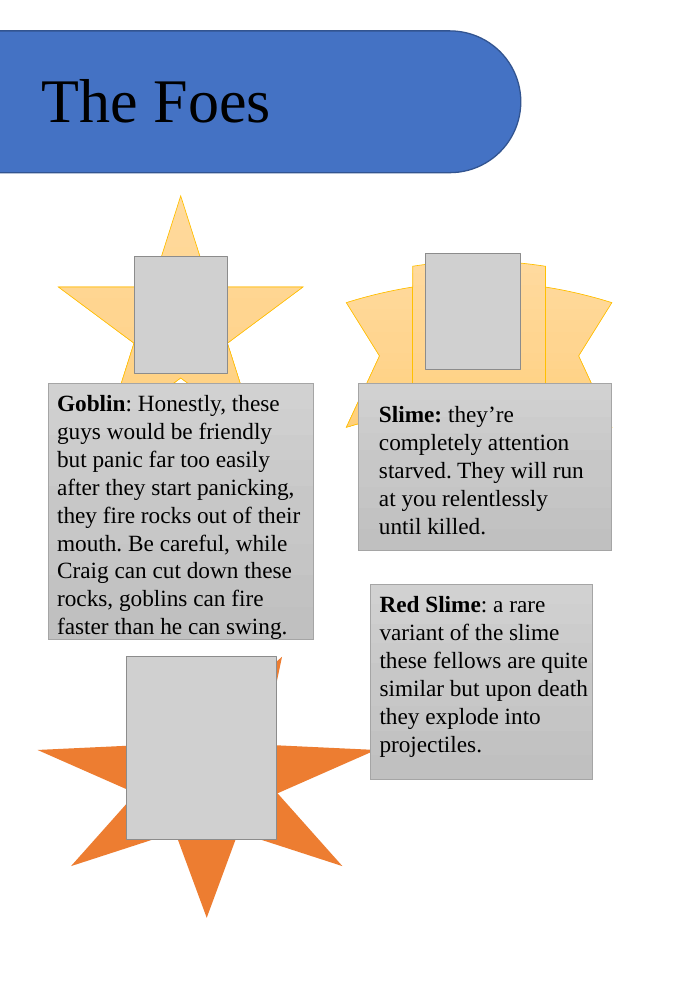
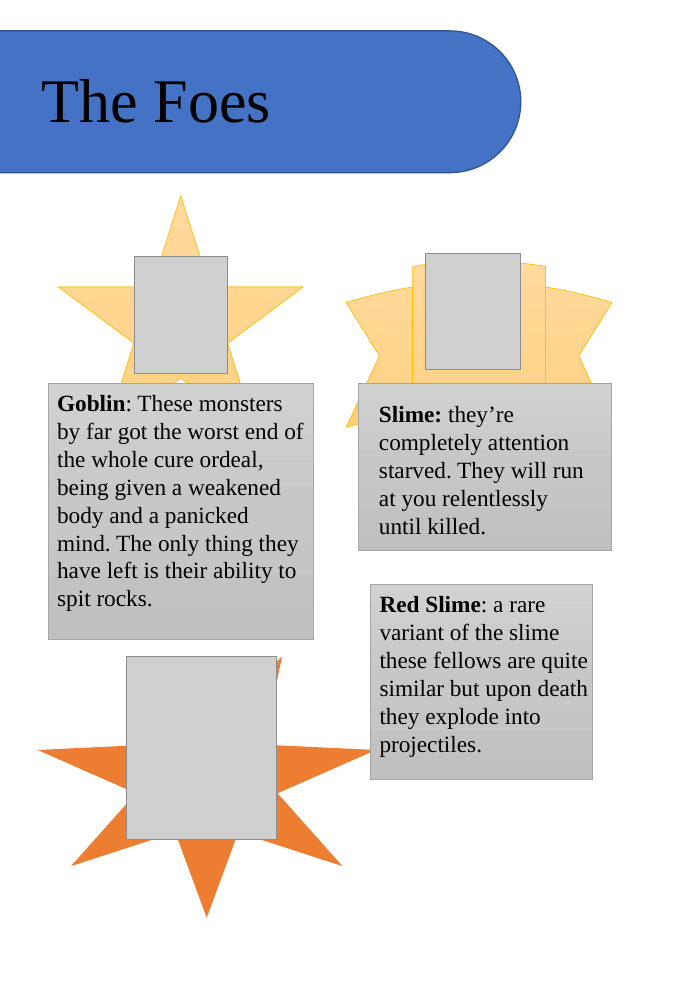
Before and after one commit to ponyfan88/Craigs-Adventure, a slide deck: slide 5 of Manual assets/maNUAL.pptx. Drawn at 698x1008 pixels with LibreOffice and Linux fonts; fonts in the diff are those of the drawing; grey boxes stand for pictures. Boxes give left, top, right and bottom in pixels: in the first picture for what was removed or moved away, otherwise in the second. Text is boxed around its words. In the diff, an @@ line names an element or a change of style, - is before the commit and + after.

```diff
--- a/Manual assets/maNUAL.pptx
+++ b/Manual assets/maNUAL.pptx
@@ text at [57,395,303,611]: text changed @@
-Goblin: Honestly, these guys would be friendly but panic far too easily after they start panicking, they fire rocks out of their mouth. Be careful, while Craig can cut down these rocks, goblins can fire faster than he can swing.
+Goblin: These monsters by far got the worst end of the whole cure ordeal, being given a weakened body and a panicked mind. The only thing they have left is their ability to spit rocks.
```
Also in this commit, not shown: 4 other slides changed, 1 other file.
